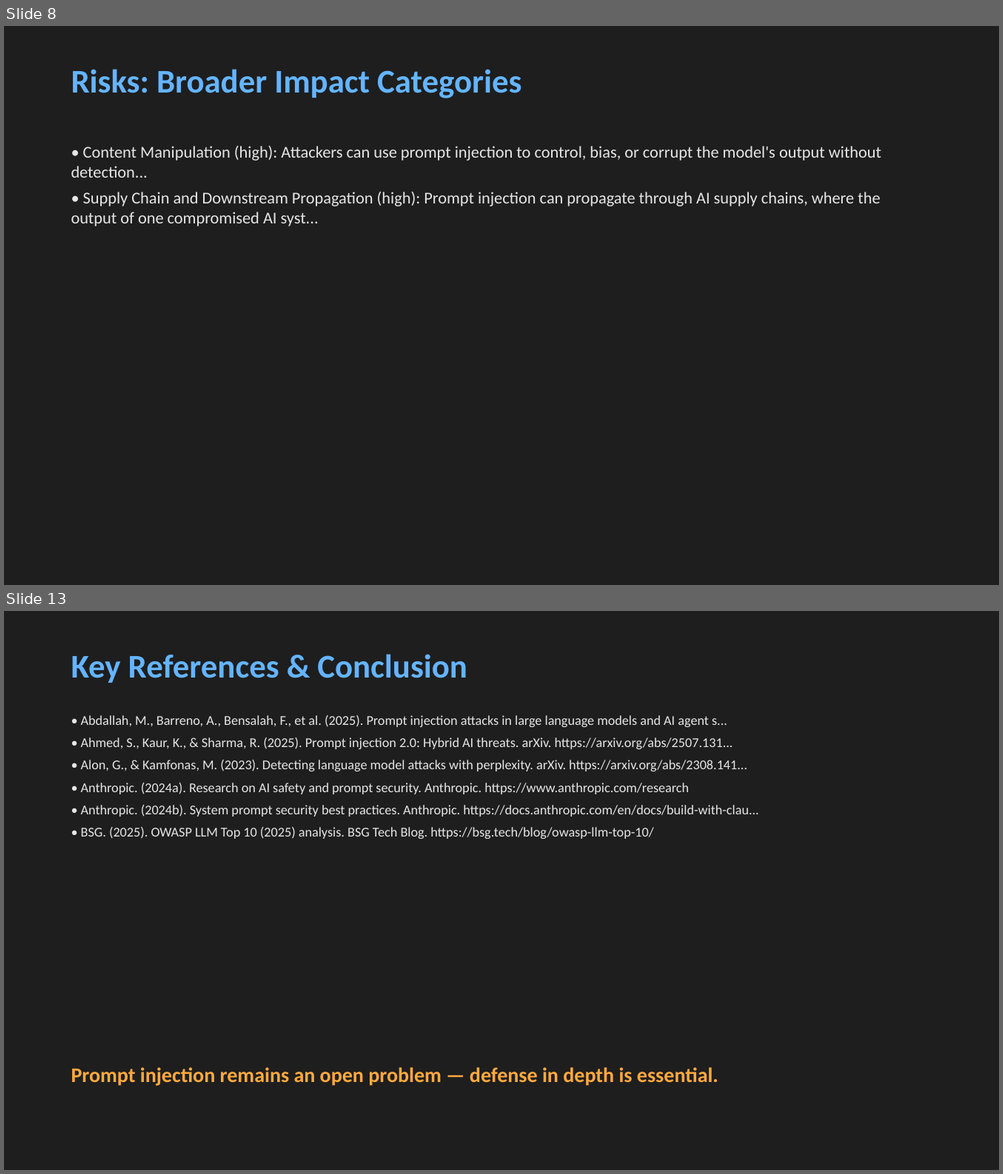
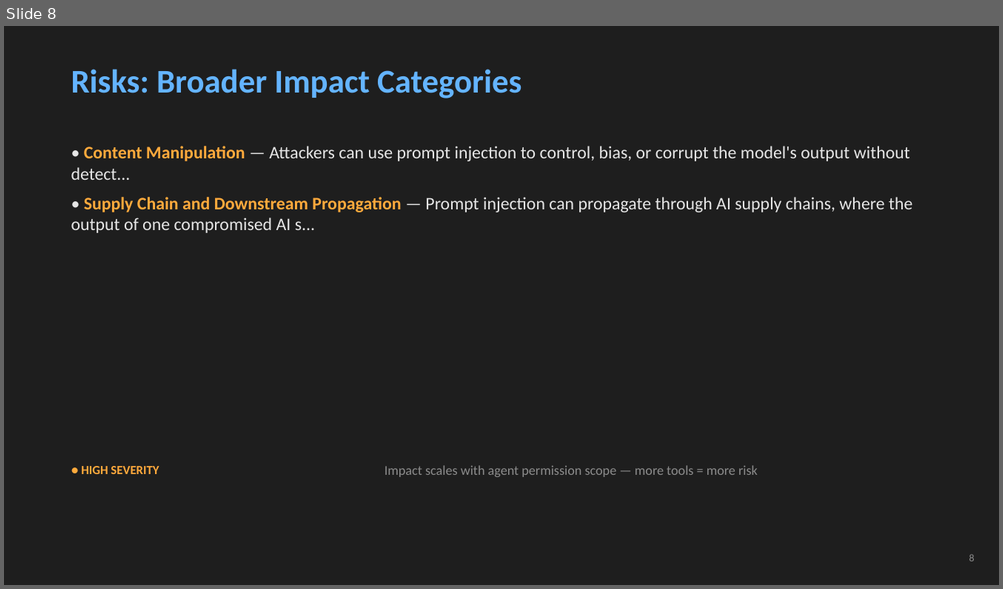
Before and after one commit to edwardjgriggs/prompt-injection-research, a slide deck: output/presentation.pptx. Shown one above the other, each under a label of ours: slides 8 and 13 before the commit, slide 8 after it; the slides between them are not shown. The pictures are 1003x1174 and 1003x589 pixels, drawn with LibreOffice and Linux fonts; fonts in the diff are those of the drawing. Boxes give left, top, right and bottom in pixels: in the first picture for what was removed or moved away, otherwise in the second. Text is boxed around its words. In the diff, an @@ line names an element or a change of style, - is before the commit and + after.

Commit message:
Improve research paper and presentation quality
- Add author name (Edward Griggs), CNU, and COVACCI affiliation
- Add APA 7th page numbers, fix Heading 3 italic, fix figure captions
- Add comparison tables for detection techniques and prevention strategies
- Strengthen in-text citations across Risks, Detection, and Discussion
- Rewrite Discussion with flowing analysis instead of formulaic structure
- Enhance Conclusion with specific future direction citations
- Add slide numbers, stat callout (#1 OWASP), severity color coding
- Split detection into two slides, add Questions slide (15 total)
- Shorten slide bullets with accent-colored labels for readability
- Add figure annotations and tradeoff callouts on detection slides

```diff
--- a/output/presentation.pptx
+++ b/output/presentation.pptx
@@ slide 13 removed at bbox=[4, 611, 999, 1170], background #1E1E1E @@
@@ text removed at bbox=[71, 654, 467, 683] @@
-Key References & Conclusion
@@ text removed at bbox=[81, 715, 758, 839] @@
-• Abdallah, M., Barreno, A., Bensalah, F., et al. (2025). Prompt injection attacks in large language models and AI agent s...
-• Ahmed, S., Kaur, K., & Sharma, R. (2025). Prompt injection 2.0: Hybrid AI threats. arXiv. https://arxiv.org/abs/2507.131...
-• Alon, G., & Kamfonas, M. (2023). Detecting language model attacks with perplexity. arXiv. https://arxiv.org/abs/2308.141...
-• Anthropic. (2024a). Research on AI safety and prompt security. Anthropic. https://www.anthropic.com/research
-• Anthropic. (2024b). System prompt security best practices. Anthropic. https://docs.anthropic.com/en/docs/build-with-clau...
-• BSG. (2025). OWASP LLM Top 10 (2025) analysis. BSG Tech Blog. https://bsg.tech/blog/owasp-llm-top-10/
@@ text removed at bbox=[71, 1068, 718, 1086] @@
-Prompt injection remains an open problem — defense in depth is essential.
@@ slide 8 changed as well @@
@@ text at bbox=[71, 146, 912, 233]: text changed; size 16 to 17 pt @@
-• Content Manipulation (high): Attackers can use prompt injection to control, bias, or corrupt the model's output without detection...
-• Supply Chain and Downstream Propagation (high): Prompt injection can propagate through AI supply chains, where the output of one compromised AI syst...
+• Content Manipulation — Attackers can use prompt injection to control, bias, or corrupt the model's output without detect...
+• Supply Chain and Downstream Propagation — Prompt injection can propagate through AI supply chains, where the output of one compromised AI s...
@@ text added at bbox=[81, 466, 159, 474], 12 pt, text #FFAA3C, bold @@
+● HIGH SEVERITY
@@ text added at bbox=[384, 466, 757, 477], 13 pt, text #8C8C8C @@
+Impact scales with agent permission scope — more tools = more risk
@@ text added at bbox=[969, 554, 974, 562], 10 pt, text #8C8C8C @@
+8
```
Also in this commit, not shown: 5 other slides changed, 9 slides added, 6 other slides removed, 3 other files.
